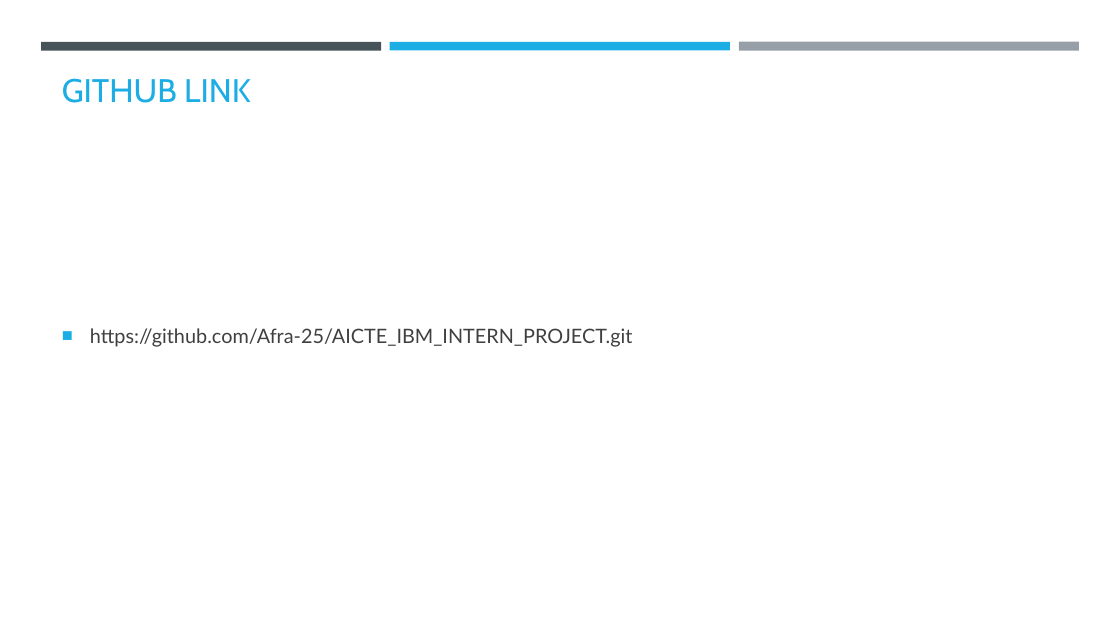
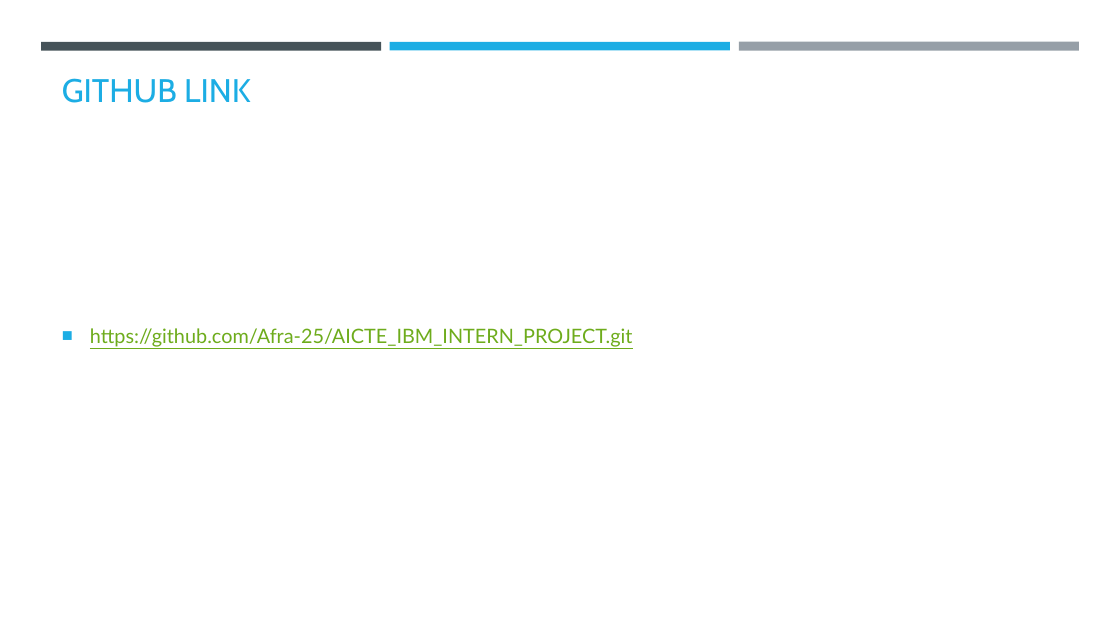
Before and after one commit to Afra-25/AICTE_IBM_INTERN_PROJECT, a slide deck: slide 9 of Afrah_Kulsum_AICTE_IBM_.pptx. Drawn at 1120x630 pixels with LibreOffice and Linux fonts; fonts in the diff are those of the drawing; background and template pictures are left out. Boxes give left, top, right and bottom in pixels: in the first picture for what was removed or moved away, otherwise in the second. Text is boxed around its words. In the diff, an @@ line names an element or a change of style, - is before the commit and + after.

```diff
--- a/Afrah_Kulsum_AICTE_IBM_.pptx
+++ b/Afrah_Kulsum_AICTE_IBM_.pptx
@@ text "https://github.com/Afra-25/AICTE_IBM_INTERN_PROJECT.git" at (x1=90, y1=328, x2=633, y2=347): text colour #404040 to #6EAC1C, underline on @@
```
Also in this commit, not shown: 1 other slide changed.
